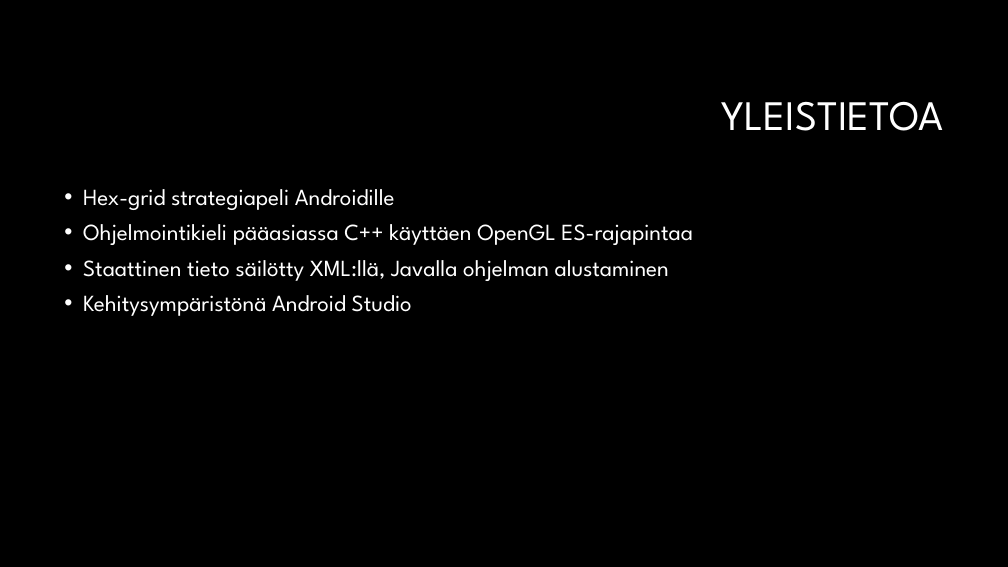
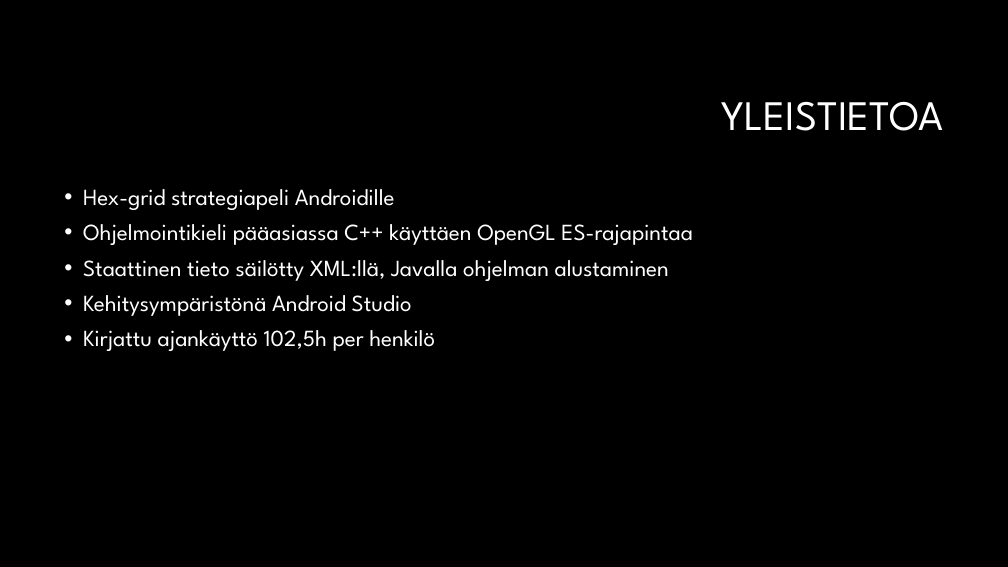
Before and after one commit to Jisti007/Mobile-Project-ideal-broccoli, a slide deck: slide 2 of documentation/presentation/Project Onslaught.pptx. Drawn at 1008x567 pixels with LibreOffice and Linux fonts; fonts in the diff are those of the drawing; background and template pictures are left out. Boxes give left, top, right and bottom in pixels: in the first picture for what was removed or moved away, otherwise in the second. Text is boxed around its words. In the diff, an @@ line names an element or a change of style, - is before the commit and + after.

Commit message:
final powerpoint

```diff
--- a/documentation/presentation/Project Onslaught.pptx
+++ b/documentation/presentation/Project Onslaught.pptx
@@ text at (83,330,435,351): paragraph added @@
+• Kirjattu ajankäyttö 102,5h per henkilö
```
